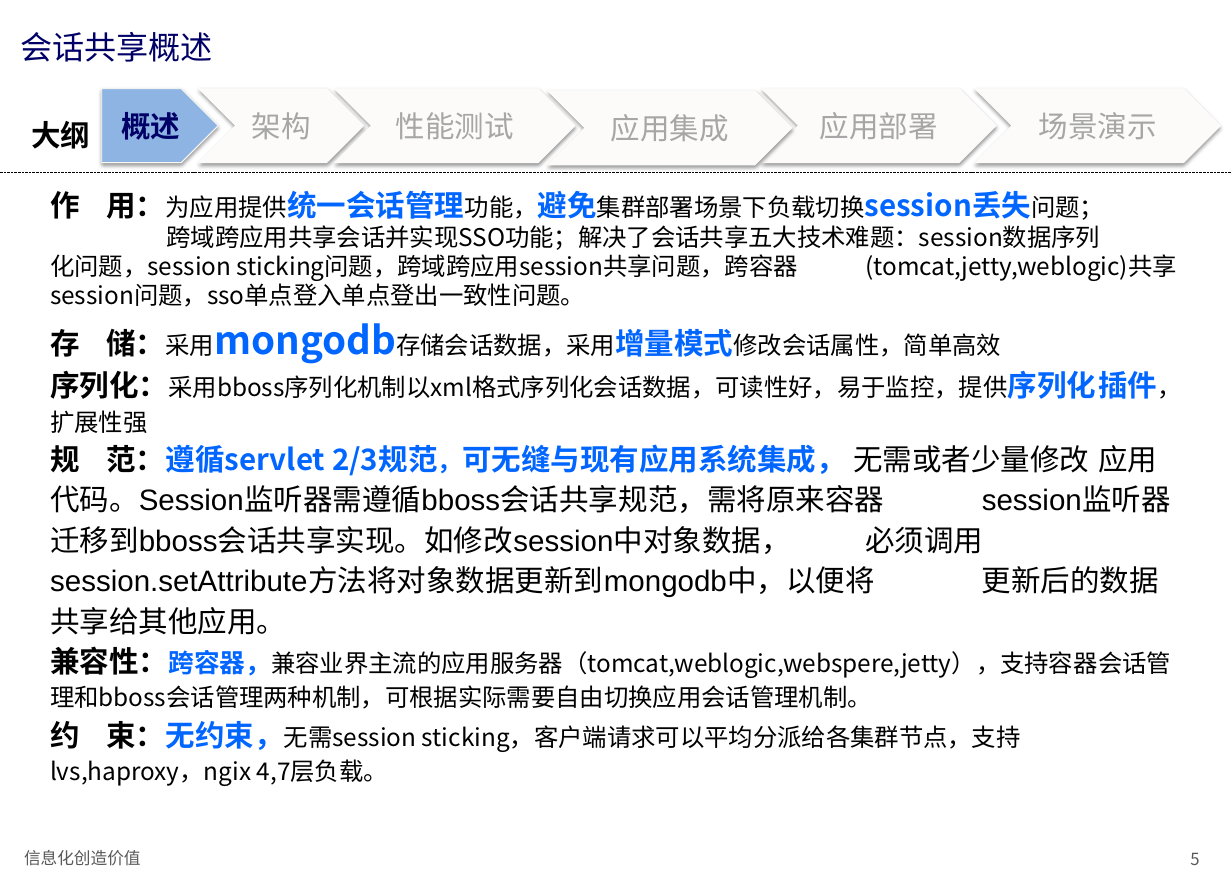
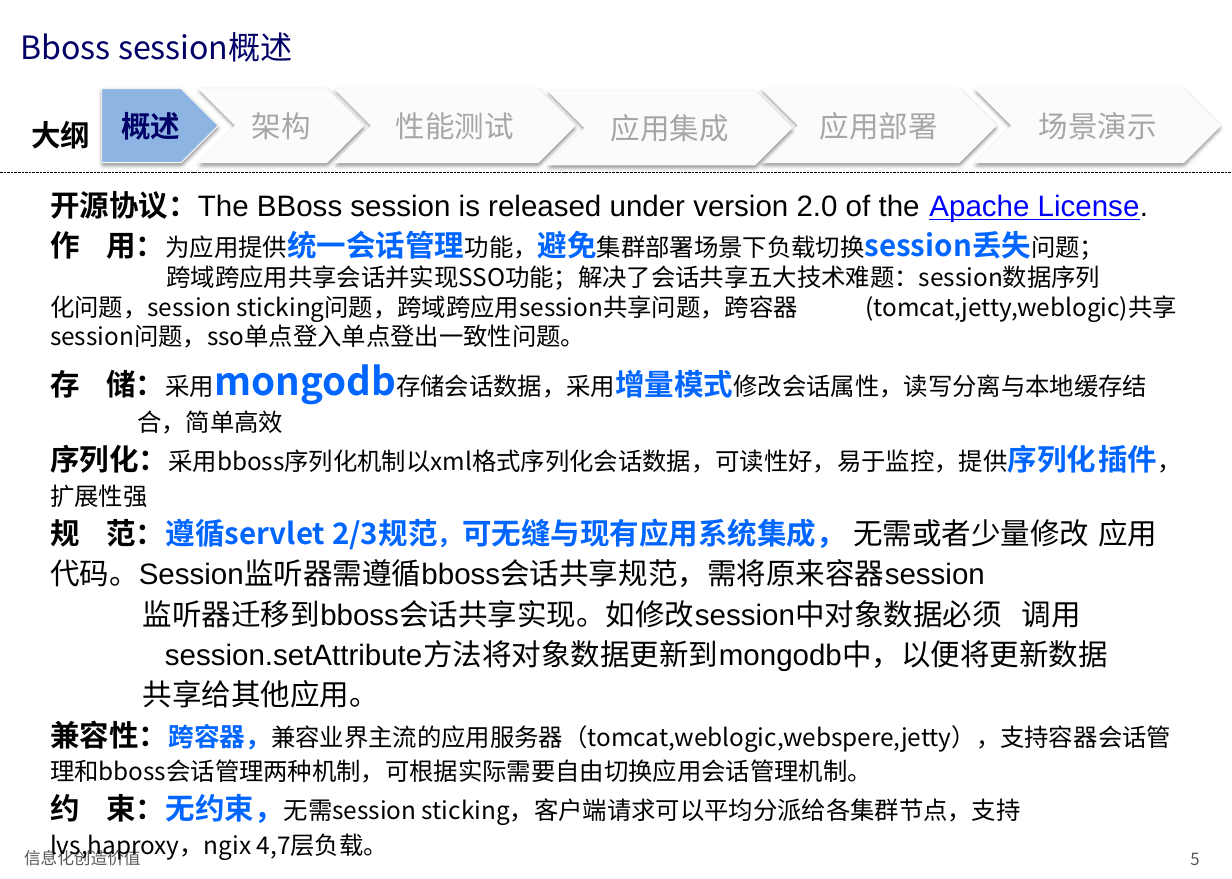
Before and after one commit to bbossgroups/bboss-document, a slide deck: slide 5 of 文档/bboss会话共享介绍.pptx. Drawn at 1232x879 pixels with LibreOffice and Linux fonts; fonts in the diff are those of the drawing. Boxes give left, top, right and bottom in pixels: in the first picture for what was removed or moved away, otherwise in the second. Text is boxed around its words. In the diff, an @@ line names an element or a change of style, - is before the commit and + after.

Commit message:
修改文档

```diff
--- a/文档/bboss会话共享介绍.pptx
+++ b/文档/bboss会话共享介绍.pptx
@@ title at [21,32,293,62]: text changed @@
-会话共享概述
+Bboss session概述
@@ text at [50,191,1148,221]: paragraph added @@
+开源协议：The BBoss session is released under version 2.0 of the Apache License.
@@ text at [50,370,1148,434]: text changed @@
-存 储：采用mongodb存储会话数据，采用增量模式修改会话属性，简单高效
+存 储：采用mongodb存储会话数据，采用增量模式修改会话属性，读写分离与本地缓存结
+合，简单高效
@@ text at [50,518,1157,708]: text changed @@
-规 范：遵循servlet 2/3规范，可无缝与现有应用系统集成， 无需或者少量修改 应用代码。Session监听器需遵循bboss会话共享规范，需将原来容器 session监听器迁移到bboss会话共享实现。如修改session中对象数据， 必须调用session.setAttribute方法将对象数据更新到mongodb中，以便将 更新后的数据共享给其他应用。
+规 范：遵循servlet 2/3规范，可无缝与现有应用系统集成， 无需或者少量修改 应用代码。Session监听器需遵循bboss会话共享规范，需将原来容器session
+监听器迁移到bboss会话共享实现。如修改session中对象数据必须 调用
+session.setAttribute方法将对象数据更新到mongodb中，以便将更新数据
+共享给其他应用。
```
Also in this commit, not shown: 28 other slides changed.
